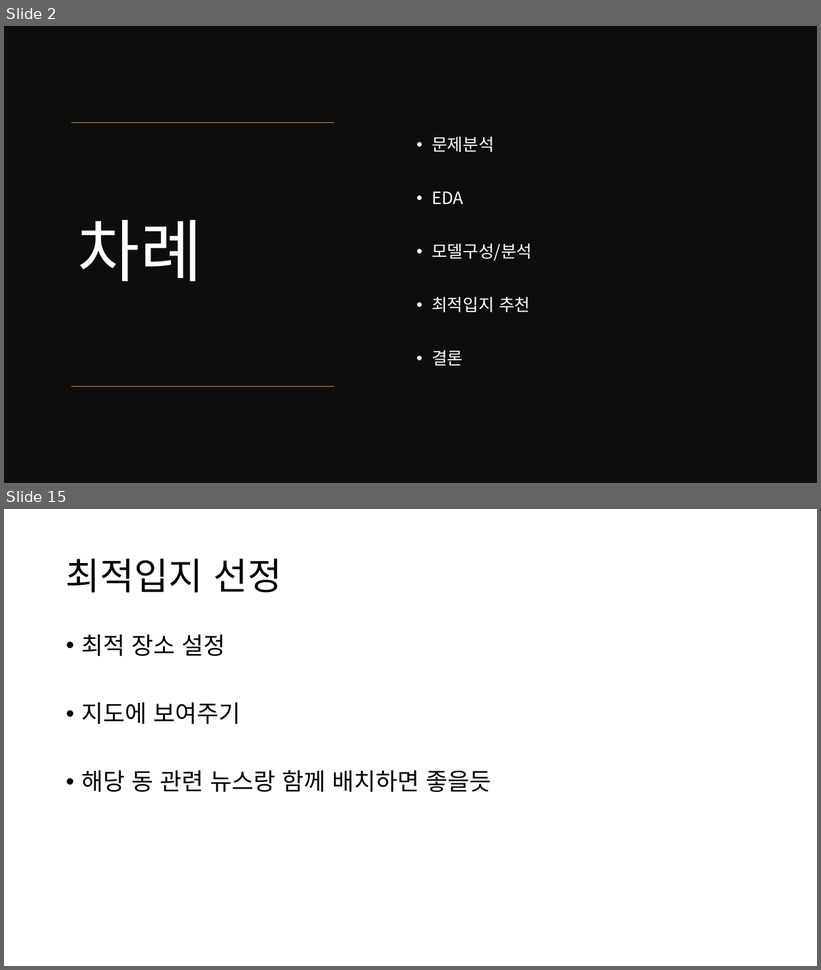
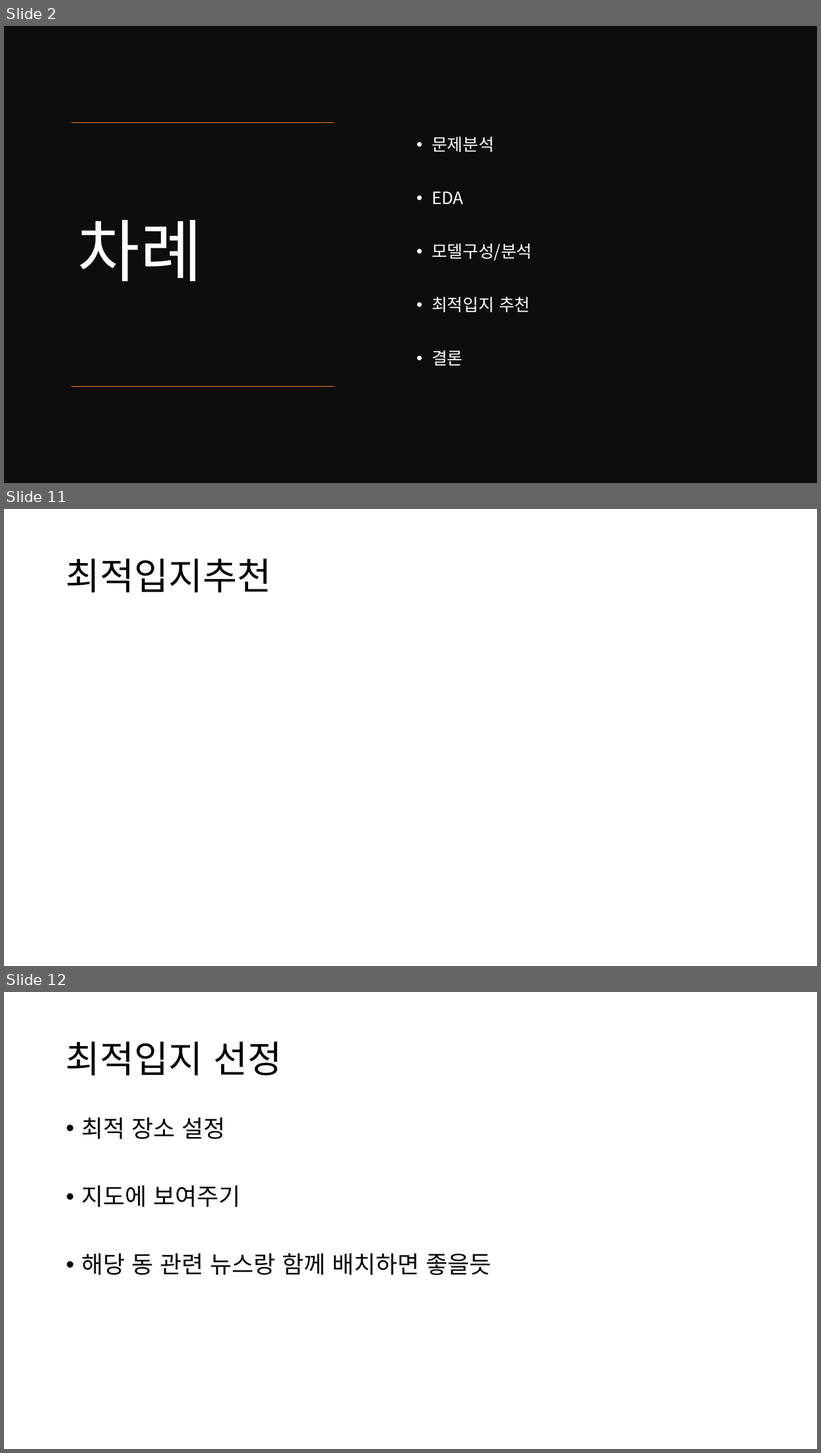
Before and after one commit to gyuholee94/seoul_contest, a slide deck: 서울콘 ppt v1.pptx. Shown one above the other, each under a label of ours: slides 2 and 15 before the commit, slides 2, 11 and 12 after it; the slides between them are not shown. The pictures are 821x970 and 821x1453 pixels, drawn with LibreOffice and Linux fonts; fonts in the diff are those of the drawing. Boxes give left, top, right and bottom in pixels: in the first picture for what was removed or moved away, otherwise in the second. Text is boxed around its words. In the diff, an @@ line names an element or a change of style, - is before the commit and + after.

```diff
--- a/서울콘 ppt v1.pptx
+++ b/서울콘 ppt v1.pptx
@@ slide 11 added at [4,509,817,966], background #FFFFFF @@
@@ title added at [66,559,272,593], 44 pt, text #000000 @@
+최적입지추천
@@ what was slide 15 is now slide 12 @@
```
Also in this commit, not shown: 6 slides changed, 2 other slides added, 6 slides removed, 1 other file.
